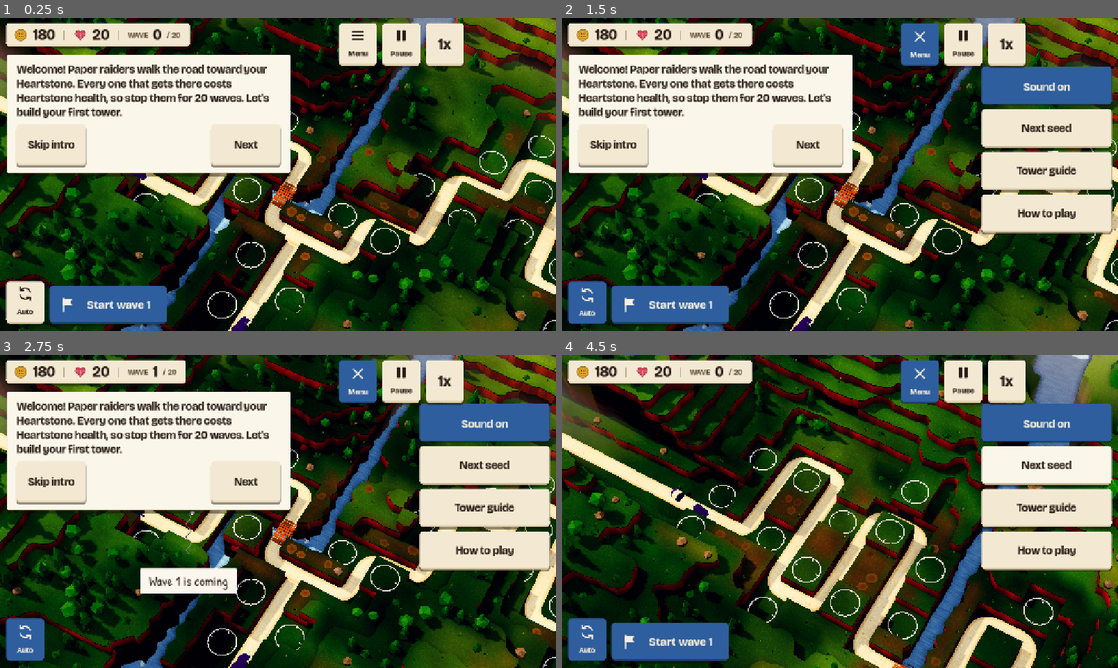
Above: before the commit, frames 1-4 (two rows, left to right).
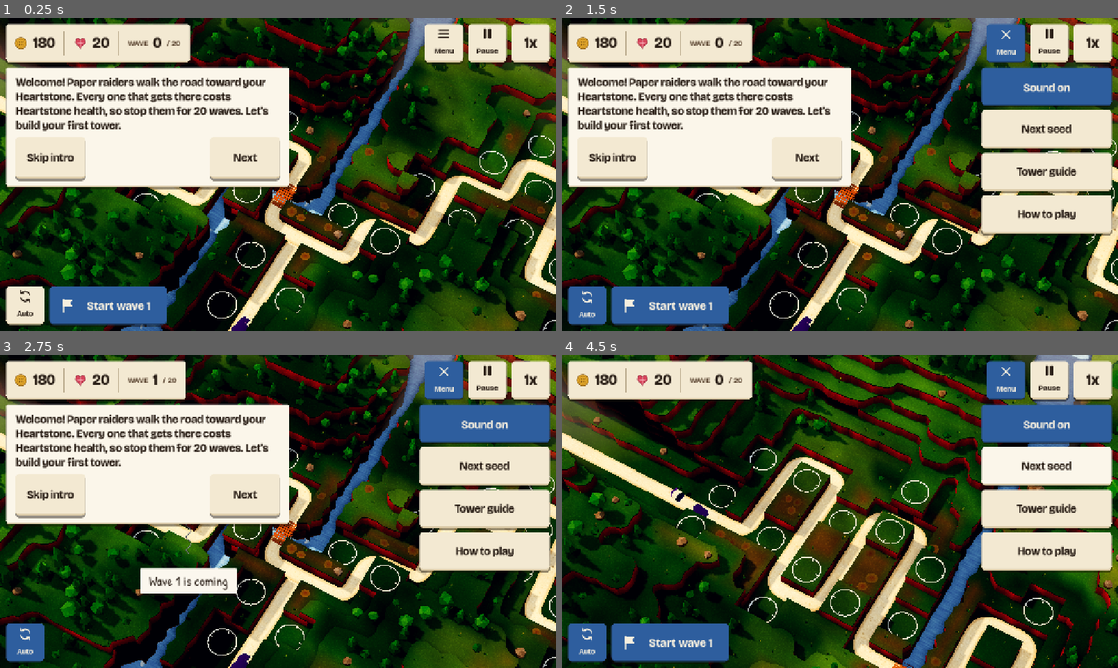
Above: after the commit, the same moments.

Repository: juanpalopez/psychic-bassoon
Game: Godot game, scene res://main.tscn
Same seed, same stepped clock (60 frames per second), same inputs: the game is played once before the commit and once after it.
Inputs:
- Up to frame 1 (0.25 s): no input
- Up to frame 2 (1.5 s): click "Menu" at 0.5 s; click "Auto" at 1.25 s
- Up to frame 3 (2.75 s): click "Start wave 1" at 2 s
- Up to frame 4 (4.5 s): click "Next seed" at 2.75 s; click "Start wave 1" at 3.5 s; click "Next seed" at 4.25 s

The runs differ from the first frame. In frame 1, 16% of the frame differs, in the area x 1-99%, y 1-99%; in frame 2, 18%; in frame 3, 17%; in frame 4, 10%.

Commit message:
fix(ui): line the hud up on one 88 px row
Menu, Pause and Auto were 98 px tall beside an 88 px Start wave and a
54 px stats chip, and the top-right group sat 212 px from the edge for
the web Full screen button the native builds no longer have. Every
corner control is now one 88 px row, 14 px from the edges and 12 px
apart, with the grid in HudLayout for the build menu and the intro
bubble. A tap on the world while the Menu is open closes it and does
nothing else.

Closes #364

Co-Authored-By: Claude Opus 5.5 <noreply@anthropic.com>
Claude-Session: https://claude.ai/code/session_0167C1bSmKo1M8QHjhNYY97m

Diff:
--- a/godot/main.gd
+++ b/godot/main.gd
@@ -276,6 +276,11 @@
 ## is not selected yet: the camera flies in to it first and selects it on arrival (#328).
 func _on_tap(position: Vector2) -> void:
 	_rig.cancel_flight()
+	if _menu_button.button_pressed:
+		# a tap on the world closes the Menu's dropdown and does nothing else, so the
+		# dropdown never stands between the player and the board
+		_menu_button.button_pressed = false
+		return
 	var cell := CellPicker.cell_at(_camera, position, _board.surface_height)
 	if cell != BoardSpace.NO_CELL:
 		var anchor := _game.map.socket_anchor_at(cell)
--- a/godot/main.tscn
+++ b/godot/main.tscn
@@ -127,10 +127,10 @@
 theme_type_variation = &"IconButton"
 anchor_left = 1.0
 anchor_right = 1.0
-offset_left = -500.0
-offset_top = 12.0
-offset_right = -412.0
-offset_bottom = 100.0
+offset_left = -302.0
+offset_top = 14.0
+offset_right = -214.0
+offset_bottom = 102.0
 grow_horizontal = 0
 custom_minimum_size = Vector2(88, 88)
 tooltip_text = "Menu"
@@ -146,9 +146,9 @@
 anchor_left = 1.0
 anchor_right = 1.0
 offset_left = -314.0
-offset_top = 210.0
-offset_right = -14.0
-offset_bottom = 298.0
+offset_top = 212.0
+offset_right = -14.0
+offset_bottom = 300.0
 grow_horizontal = 0
 custom_minimum_size = Vector2(300, 88)
 text = "Next seed"
@@ -159,9 +159,9 @@
 anchor_left = 1.0
 anchor_right = 1.0
 offset_left = -314.0
-offset_top = 112.0
-offset_right = -14.0
-offset_bottom = 200.0
+offset_top = 114.0
+offset_right = -14.0
+offset_bottom = 202.0
 grow_horizontal = 0
 custom_minimum_size = Vector2(300, 88)
 toggle_mode = true
@@ -174,9 +174,9 @@
 anchor_left = 1.0
 anchor_right = 1.0
 offset_left = -314.0
-offset_top = 406.0
-offset_right = -14.0
-offset_bottom = 494.0
+offset_top = 408.0
+offset_right = -14.0
+offset_bottom = 496.0
 grow_horizontal = 0
 custom_minimum_size = Vector2(300, 88)
 text = "How to play"
@@ -187,9 +187,9 @@
 anchor_left = 1.0
 anchor_right = 1.0
 offset_left = -314.0
-offset_top = 308.0
-offset_right = -14.0
-offset_bottom = 396.0
+offset_top = 310.0
+offset_right = -14.0
+offset_bottom = 398.0
 grow_horizontal = 0
 custom_minimum_size = Vector2(300, 88)
 text = "Tower guide"
@@ -201,9 +201,9 @@
 anchor_top = 1.0
 anchor_bottom = 1.0
 offset_left = 114.0
-offset_top = -104.0
+offset_top = -102.0
 offset_right = 384.0
-offset_bottom = -16.0
+offset_bottom = -14.0
 grow_vertical = 0
 text = "Start wave 1"
 icon = ExtResource("17_flag_icon")
@@ -215,9 +215,9 @@
 anchor_top = 1.0
 anchor_bottom = 1.0
 offset_left = 14.0
-offset_top = -104.0
+offset_top = -102.0
 offset_right = 102.0
-offset_bottom = -16.0
+offset_bottom = -14.0
 grow_vertical = 0
 tooltip_text = "Start each wave by itself"
 toggle_mode = true
@@ -266,7 +266,7 @@
 offset_left = -674.0
 offset_top = -136.0
 offset_right = -14.0
-offset_bottom = -16.0
+offset_bottom = -14.0
 grow_horizontal = 0
 grow_vertical = 0
 script = ExtResource("9_panel")
@@ -274,19 +274,19 @@
 [node name="TopBar" type="PanelContainer" parent="Hud"]
 theme = ExtResource("10_theme")
 offset_left = 14.0
-offset_top = 12.0
+offset_top = 14.0
 offset_right = 14.0
-offset_bottom = 12.0
+offset_bottom = 14.0
 script = ExtResource("11_top")
 
 [node name="SpeedBar" type="HBoxContainer" parent="Hud"]
 theme = ExtResource("10_theme")
 anchor_left = 1.0
 anchor_right = 1.0
-offset_left = -400.0
-offset_top = 12.0
-offset_right = -212.0
-offset_bottom = 100.0
+offset_left = -202.0
+offset_top = 14.0
+offset_right = -14.0
+offset_bottom = 102.0
 grow_horizontal = 0
 script = ExtResource("12_speed")
 
--- a/godot/tests/test_hud_flow.gd
+++ b/godot/tests/test_hud_flow.gd
@@ -387,3 +387,38 @@
 	main._process(0.05)
 	assert_eq(main.game().wave, 1, "a 5 s hitch is not 5 s of countdown")
 	assert_string_contains((main.get_node("Hud/LaunchWave") as Button).text, "Wave 2 in 3")
+
+
+## Every control in a corner row is one row tall and sits the same distance from the edges, on
+## the base canvas and on a wide phone.
+func test_the_corner_rows_line_up() -> void:
+	for size in [Vector2i(1280, 720), Vector2i(1558, 720)]:
+		var rects := await _hud_rects(size.x, size.y)
+		var width := float(size.x)
+		var height := float(size.y)
+		for top in ["TopBar", "MenuButton", "SpeedBar"]:
+			var rect: Rect2 = rects[top]
+			assert_eq(rect.position.y, HudLayout.EDGE, "%s top at %s" % [top, size])
+			assert_eq(rect.size.y, HudLayout.ROW, "%s height at %s" % [top, size])
+		for bottom in ["AutoWave", "LaunchWave"]:
+			var rect: Rect2 = rects[bottom]
+			assert_eq(rect.end.y, height - HudLayout.EDGE, "%s bottom at %s" % [bottom, size])
+			assert_eq(rect.size.y, HudLayout.ROW, "%s height at %s" % [bottom, size])
+		assert_eq((rects["TopBar"] as Rect2).position.x, HudLayout.EDGE, "chip from the left")
+		assert_eq((rects["AutoWave"] as Rect2).position.x, HudLayout.EDGE, "Auto from the left")
+		assert_eq((rects["SpeedBar"] as Rect2).end.x, width - HudLayout.EDGE, "flush right")
+		var menu: Rect2 = rects["MenuButton"]
+		assert_eq((rects["SpeedBar"] as Rect2).position.x - menu.end.x, HudLayout.GAP)
+		var auto: Rect2 = rects["AutoWave"]
+		assert_eq((rects["LaunchWave"] as Rect2).position.x - auto.end.x, HudLayout.GAP)
+
+
+func test_a_tap_on_the_world_closes_the_menu_and_selects_nothing() -> void:
+	var main := await _main()
+	var menu_button := main.get_node("Hud/MenuButton") as Button
+	menu_button.button_pressed = true
+	var anchor: Vector2i = main.game().map.sockets[0]
+	main._on_tap(main._socket_on_screen(anchor).get_center())
+	assert_false(menu_button.button_pressed, "the dropdown closed")
+	assert_false((main.get_node("Hud/NextSeed") as Control).visible)
+	assert_eq(main.selected_cell(), BoardSpace.NO_CELL, "the tap only closed the menu")
--- a/godot/tools/build_hud_theme.gd
+++ b/godot/tools/build_hud_theme.gd
@@ -158,13 +158,15 @@
 	theme.set_type_variation("IconButton", "Button")
 	theme.set_font_size("font_size", "IconButton", 18)
 	theme.set_constant("h_separation", "IconButton", 2)
-	var square := _box(CARDSTOCK, CARD_EDGE, EDGE, LIFT, RADIUS, Vector4(4, 8, 4, 6))
+	# glyph and caption fit inside the 88 px square, so the square never grows past its row
+	theme.set_constant("icon_max_width", "IconButton", 36)
+	var square := _box(CARDSTOCK, CARD_EDGE, EDGE, LIFT, RADIUS, Vector4(4, 4, 4, 4))
 	var square_hover := square.duplicate() as StyleBoxFlat
 	square_hover.bg_color = NOTE
-	var square_on := _box(ACTION, ACTION_EDGE, 2, 1, RADIUS, Vector4(4, 11, 4, 3))
+	var square_on := _box(ACTION, ACTION_EDGE, 2, 1, RADIUS, Vector4(4, 6, 4, 2))
 	var square_off := _box(Color(CARDSTOCK, 0.55), Color(CARD_EDGE, 0.55), EDGE, 0, RADIUS)
-	square_off.content_margin_top = 8
-	square_off.content_margin_bottom = 6
+	square_off.content_margin_top = 4
+	square_off.content_margin_bottom = 4
 	theme.set_stylebox("normal", "IconButton", square)
 	theme.set_stylebox("hover", "IconButton", square_hover)
 	theme.set_stylebox("pressed", "IconButton", square_on)
--- a/godot/ui/build_menu.gd
+++ b/godot/ui/build_menu.gd
@@ -24,8 +24,8 @@
 }
 ## Room kept clear for the corner controls above and the Start wave row below, and the
 ## gap between the menu and the socket it was opened for.
-const TOP_RESERVE := 112.0
-const BOTTOM_RESERVE := 120.0
+const TOP_RESERVE := HudLayout.TOP_CLEAR
+const BOTTOM_RESERVE := HudLayout.BOTTOM_CLEAR
 const EDGE_MARGIN := 14.0
 const SOCKET_GAP := 12.0
 ## How long a press must last to count as a hold (a look, not a choice).
--- /dev/null
+++ b/godot/ui/hud_layout.gd
@@ -0,0 +1,16 @@
+## The HUD's grid, in canvas pixels (1280x720, widened on wide phones): every control sits in a
+## corner row that is `ROW` tall, `EDGE` from the screen's edges, `GAP` from its neighbours.
+## Anything that floats over the world (the build menu, cards) keeps clear of the rows.
+class_name HudLayout
+extends RefCounted
+
+## Distance from a row to the screen edge (all four sides).
+const EDGE := 14.0
+## Height of a HUD row and of every control in it: 48 pt on an 844x390 phone.
+const ROW := 88.0
+## Space between two controls in a row, and between a row and what floats beside it.
+const GAP := 12.0
+## The top row and the gap under it: where floating pieces may start.
+const TOP_CLEAR := EDGE + ROW + GAP
+## The bottom row and the gap above it: where floating pieces must stop.
+const BOTTOM_CLEAR := EDGE + ROW + GAP
--- a/godot/ui/hud_theme.tres
+++ b/godot/ui/hud_theme.tres
@@ -212,9 +212,9 @@
 
 [sub_resource type="StyleBoxFlat" id="StyleBoxFlat_qgs3k"]
 content_margin_left = 16.0
-content_margin_top = 8.0
+content_margin_top = 4.0
 content_margin_right = 16.0
-content_margin_bottom = 6.0
+content_margin_bottom = 4.0
 bg_color = Color(0.9529412, 0.9137255, 0.8235294, 0.55)
 border_width_bottom = 4
 border_color = Color(0.84705883, 0.78039217, 0.6392157, 0.55)
@@ -225,9 +225,9 @@
 
 [sub_resource type="StyleBoxFlat" id="StyleBoxFlat_ekrau"]
 content_margin_left = 4.0
-content_margin_top = 8.0
+content_margin_top = 4.0
 content_margin_right = 4.0
-content_margin_bottom = 6.0
+content_margin_bottom = 4.0
 bg_color = Color(0.9843137, 0.9647059, 0.91764706, 1)
 border_width_bottom = 4
 border_color = Color(0.84705883, 0.78039217, 0.6392157, 1)
@@ -241,9 +241,9 @@
 
 [sub_resource type="StyleBoxFlat" id="StyleBoxFlat_7j4oq"]
 content_margin_left = 4.0
-content_margin_top = 11.0
+content_margin_top = 6.0
 content_margin_right = 4.0
-content_margin_bottom = 3.0
+content_margin_bottom = 2.0
 bg_color = Color(0.18039216, 0.36862746, 0.61960787, 1)
 border_width_bottom = 2
 border_color = Color(0.12156863, 0.25490198, 0.43529412, 1)
@@ -257,9 +257,9 @@
 
 [sub_resource type="StyleBoxFlat" id="StyleBoxFlat_epllc"]
 content_margin_left = 4.0
-content_margin_top = 8.0
+content_margin_top = 4.0
 content_margin_right = 4.0
-content_margin_bottom = 6.0
+content_margin_bottom = 4.0
 bg_color = Color(0.9529412, 0.9137255, 0.8235294, 1)
 border_width_bottom = 4
 border_color = Color(0.84705883, 0.78039217, 0.6392157, 1)
@@ -418,6 +418,7 @@
 Highlight/styles/panel = SubResource("StyleBoxFlat_8rdvh")
 IconButton/base_type = &"Button"
 IconButton/constants/h_separation = 2
+IconButton/constants/icon_max_width = 36
 IconButton/font_sizes/font_size = 18
 IconButton/styles/disabled = SubResource("StyleBoxFlat_qgs3k")
 IconButton/styles/hover = SubResource("StyleBoxFlat_ekrau")
--- a/godot/ui/intro_view.gd
+++ b/godot/ui/intro_view.gd
@@ -4,7 +4,8 @@
 extends Control
 
 const THEME := preload("res://ui/hud_theme.tres")
-const BUBBLE_POSITION := Vector2(16.0, 84.0)
+## Under the top row, at its left edge.
+const BUBBLE_POSITION := Vector2(HudLayout.EDGE, HudLayout.TOP_CLEAR)
 const BUBBLE_WIDTH := 640.0
 ## The small bubble used while the player acts on the map.
 const COMPACT_WIDTH := 440.0
--- a/godot/ui/top_bar.gd
+++ b/godot/ui/top_bar.gd
@@ -17,6 +17,8 @@
 func _ready() -> void:
 	theme_type_variation = &"Chip"
 	mouse_filter = Control.MOUSE_FILTER_IGNORE
+	# as tall as the buttons in its row, so the top row lines up
+	custom_minimum_size.y = HudLayout.ROW
 	var row := HBoxContainer.new()
 	row.alignment = BoxContainer.ALIGNMENT_CENTER
 	add_child(row)
Not shown, added: godot/ui/hud_layout.gd.uid
